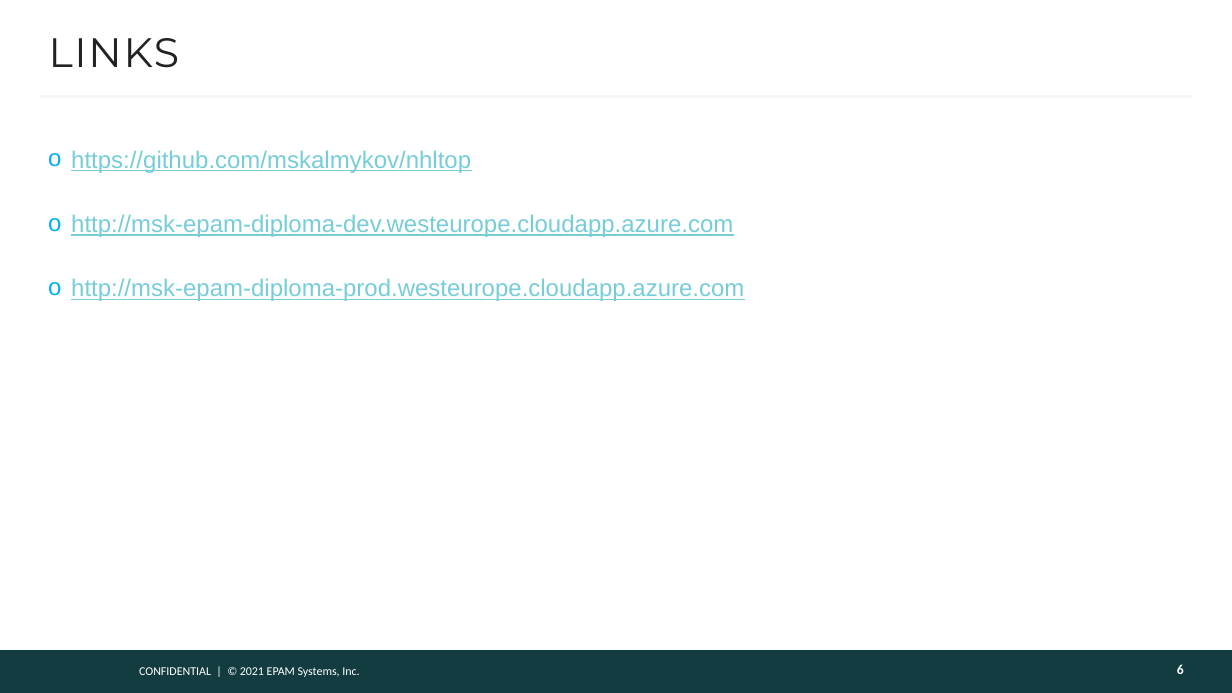
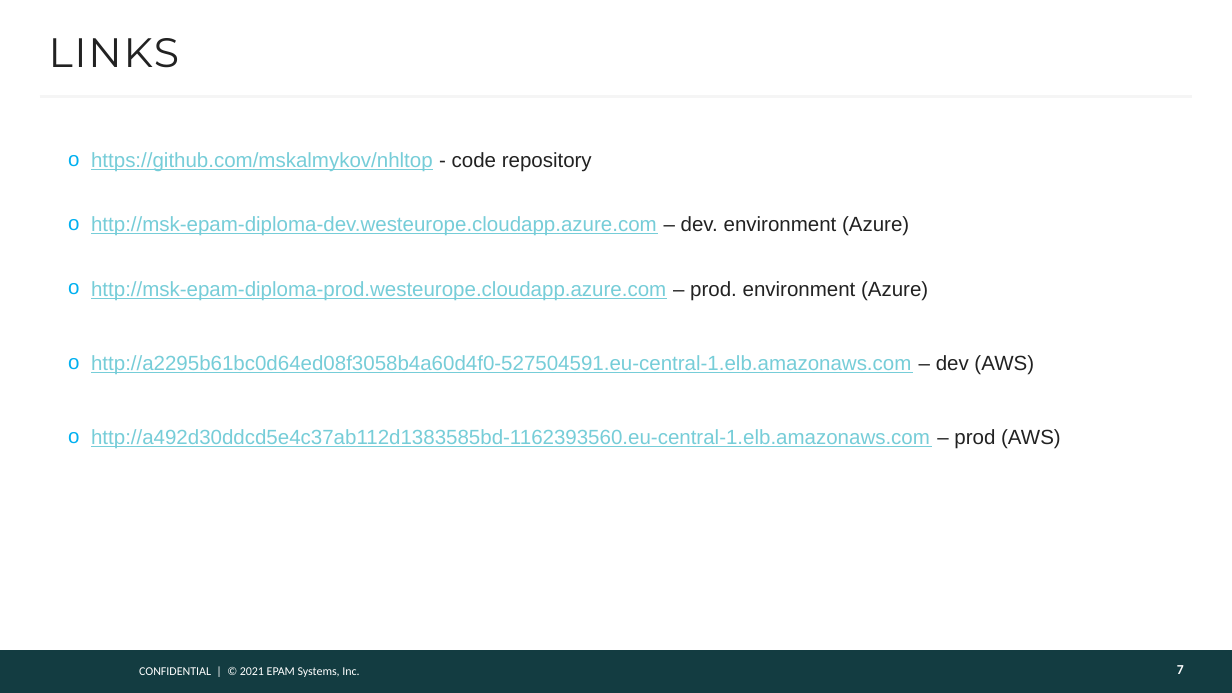
Before and after one commit to mskalmykov/nhltop, a slide deck: slide 7 of mskalmykov_diploma.pptx (slide 6 before the commit). Drawn at 1232x693 pixels with LibreOffice and Linux fonts; fonts in the diff are those of the drawing; background and template pictures are left out. Boxes give left, top, right and bottom in pixels: in the first picture for what was removed or moved away, otherwise in the second. Text is boxed around its words. In the diff, an @@ line names an element or a change of style, - is before the commit and + after.

Commit message:
Presentation updated (AWS, links, costs)

```diff
--- a/mskalmykov_diploma.pptx
+++ b/mskalmykov_diploma.pptx
@@ text at (x1=91, y1=152, x2=1061, y2=449): text changed; size 14 to 12 pt @@
-o https://github.com/mskalmykov/nhltop
-o http://msk-epam-diploma-dev.westeurope.cloudapp.azure.com
-o http://msk-epam-diploma-prod.westeurope.cloudapp.azure.com
+o https://github.com/mskalmykov/nhltop - code repository
+o http://msk-epam-diploma-dev.westeurope.cloudapp.azure.com – dev. environment (Azure)
+o http://msk-epam-diploma-prod.westeurope.cloudapp.azure.com – prod. environment (Azure)
+o http://a2295b61bc0d64ed08f3058b4a60d4f0-527504591.eu-central-1.elb.amazonaws.com – dev (AWS)
+o http://a492d30ddcd5e4c37ab112d1383585bd-1162393560.eu-central-1.elb.amazonaws.com – prod (AWS)
@@ page number at (x1=1177, y1=665, x2=1184, y2=674): text changed @@
-6
+7
```
Also in this commit, not shown: 4 other slides changed, 1 slide added.
